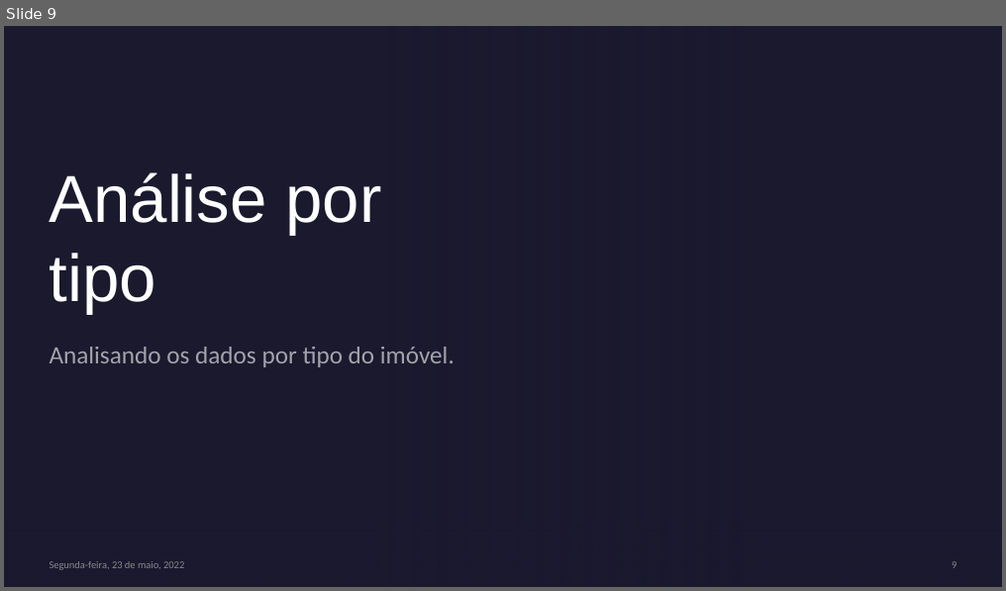
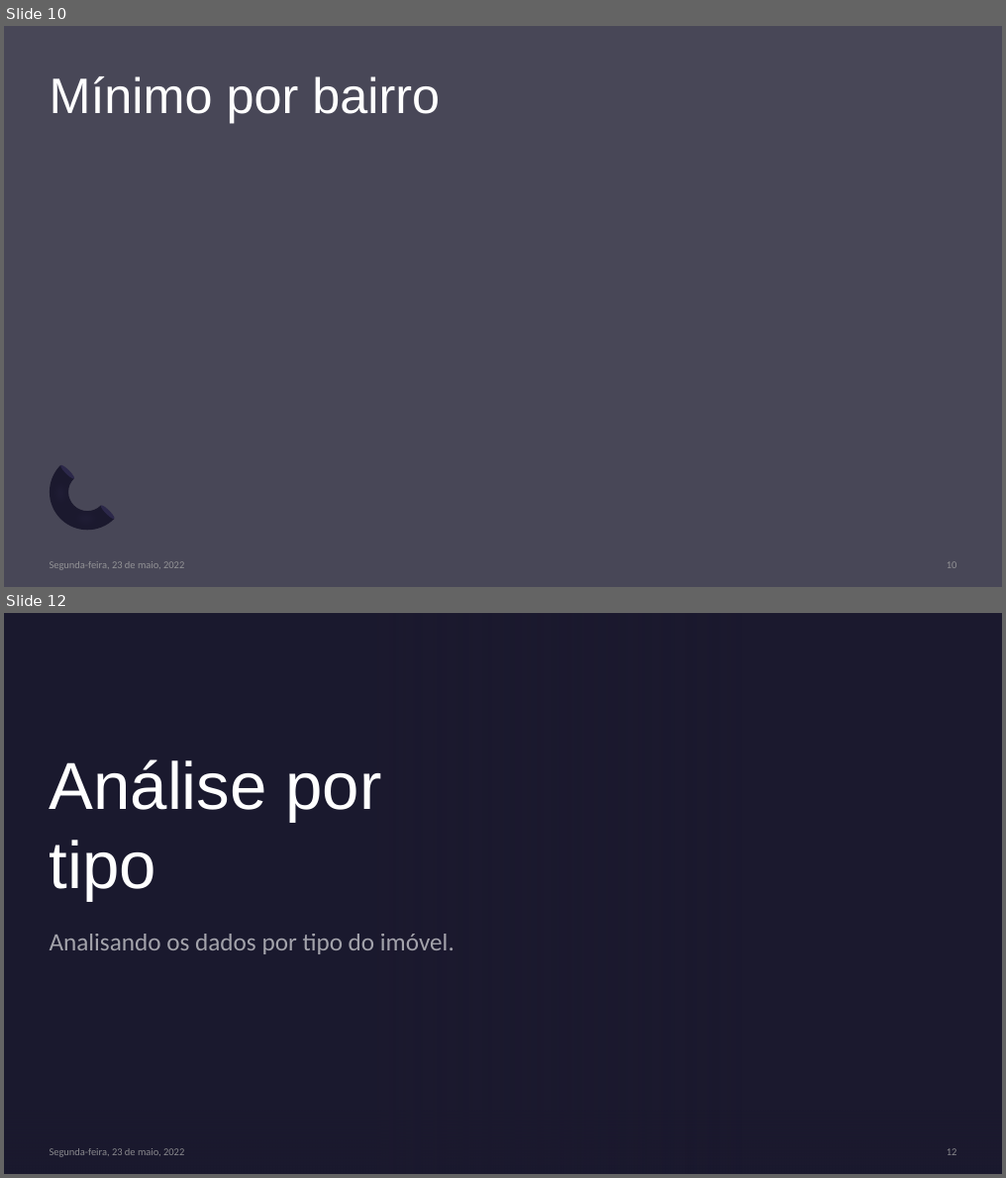
Before and after one commit to lidiambsouza/price_properties, a slide deck: Modelo Imobiliário.pptx. Shown one above the other, each under a label of ours: slide 9 before the commit, slides 10 and 12 after it; the slides between them are not shown. The pictures are 1006x591 and 1006x1178 pixels, drawn with LibreOffice and Linux fonts; fonts in the diff are those of the drawing; background and template pictures are left out. Boxes give left, top, right and bottom in pixels: in the first picture for what was removed or moved away, otherwise in the second. Text is boxed around its words. In the diff, an @@ line names an element or a change of style, - is before the commit and + after.

```diff
--- a/Modelo Imobiliário.pptx
+++ b/Modelo Imobiliário.pptx
@@ slide 10 added at bbox=[4, 26, 1002, 587], background #1B192E at 80% opacity @@
@@ title added at bbox=[50, 76, 440, 123], 48 pt, text #FFFFFF @@
+Mínimo por bairro
@@ group added at bbox=[34, 462, 118, 547]: 2 freeform shapes, 2 ellipses @@
@@ text added at bbox=[50, 562, 184, 570], 10 pt, text #A6A6A6 at 80% opacity @@
+Segunda-feira, 23 de maio, 2022
@@ page number added at bbox=[946, 562, 957, 569], 10 pt, text #A6A6A6 at 80% opacity @@
+10
@@ what was slide 9 is now slide 12 @@
@@ page number at bbox=[946, 1149, 957, 1156]: text changed @@
-9
+12
```
Also in this commit, not shown: 4 slides changed, 4 other slides added, 4 slides removed.
